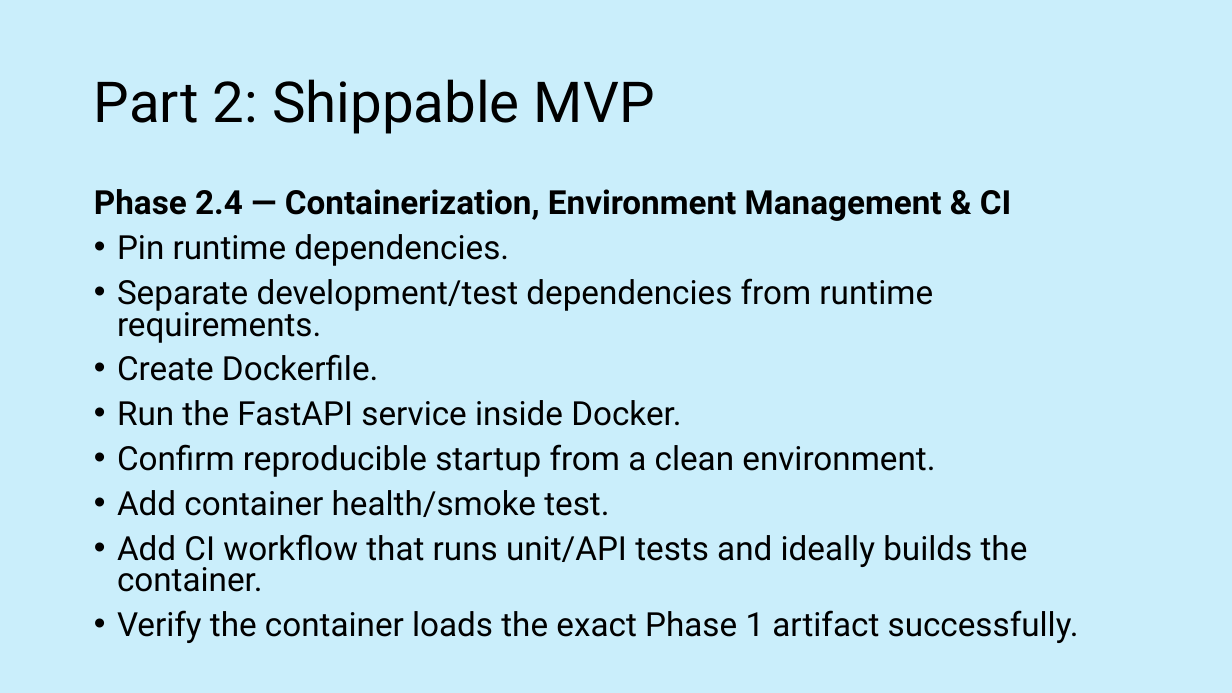
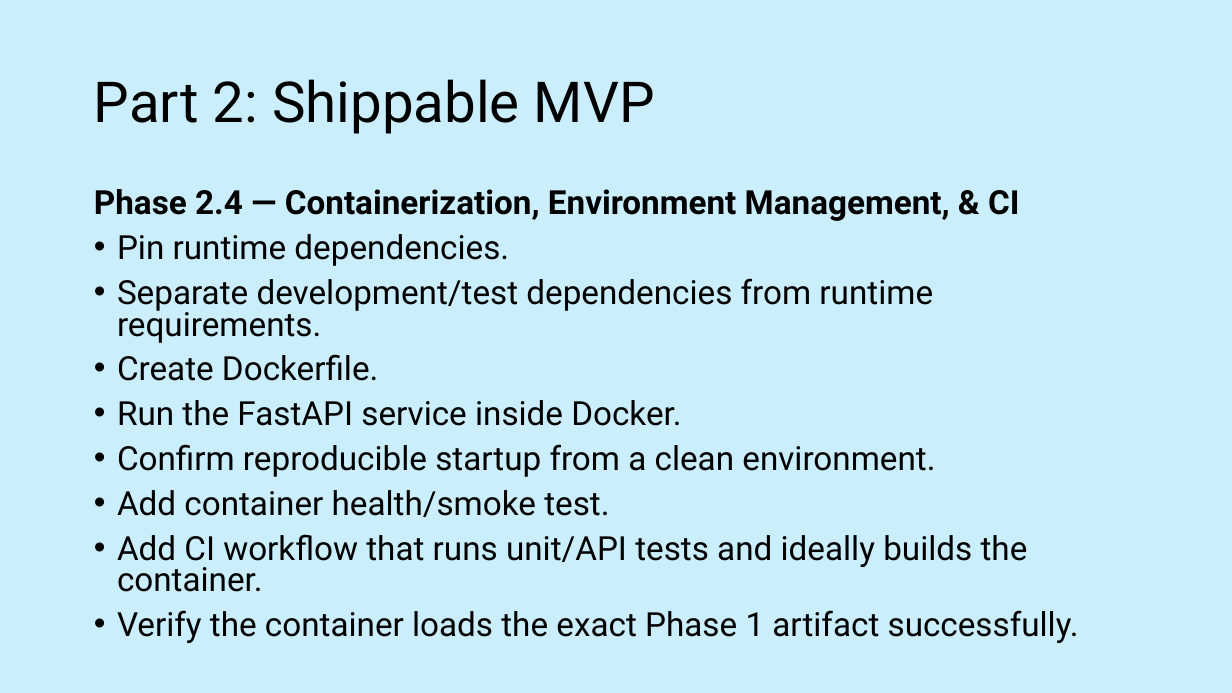
Before and after one commit to stuart-spackman/ml-predictive-maintenance-mlops, a slide deck: slide 126 of docs/active_recall.pptx. Drawn at 1232x693 pixels with LibreOffice and Linux fonts; fonts in the diff are those of the drawing. Boxes give left, top, right and bottom in pixels: in the first picture for what was removed or moved away, otherwise in the second. Text is boxed around its words. In the diff, an @@ line names an element or a change of style, - is before the commit and + after.

```diff
--- a/docs/active_recall.pptx
+++ b/docs/active_recall.pptx
@@ text at [94,189,1019,221]: text changed @@
-Phase 2.4 — Containerization, Environment Management & CI
+Phase 2.4 — Containerization, Environment Management, & CI
```
Also in this commit, not shown: 28 other files.
